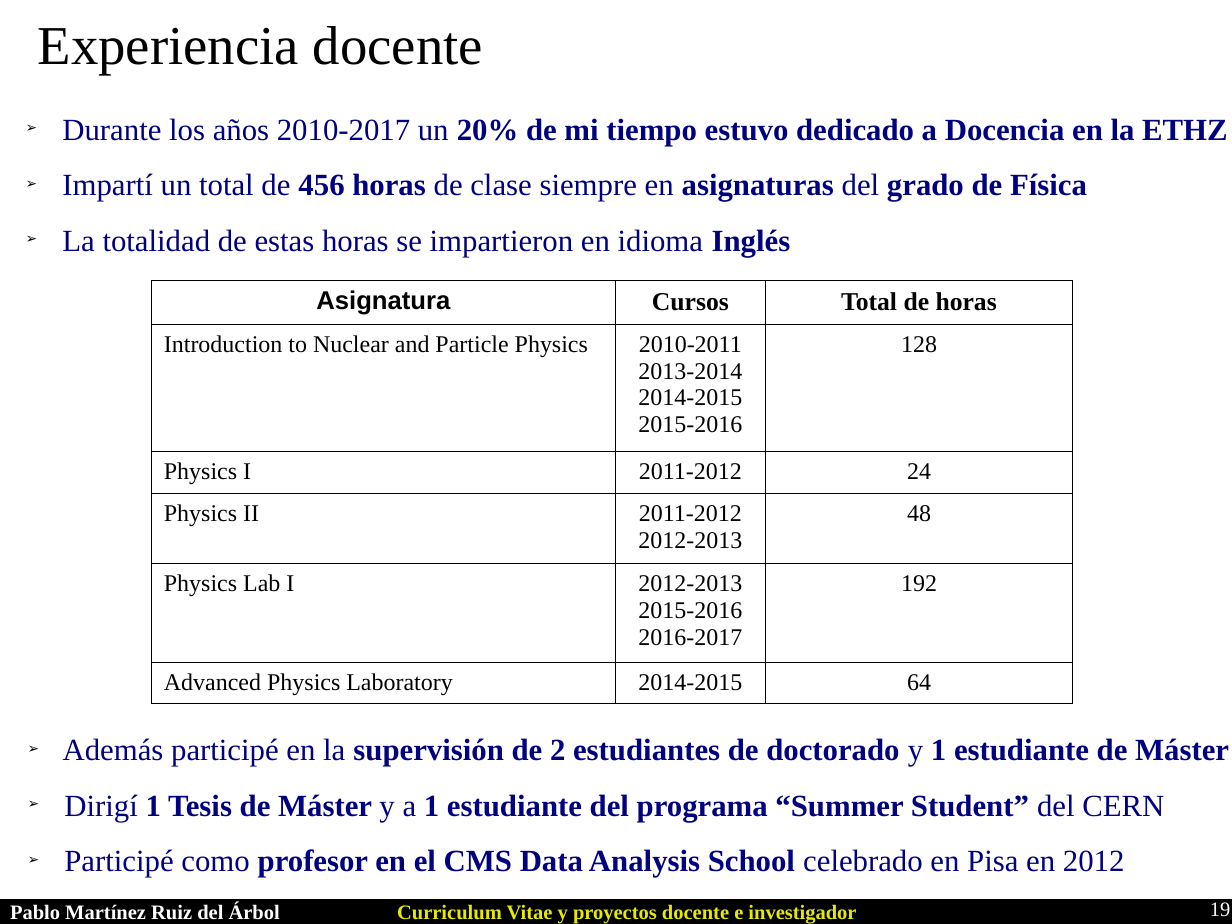
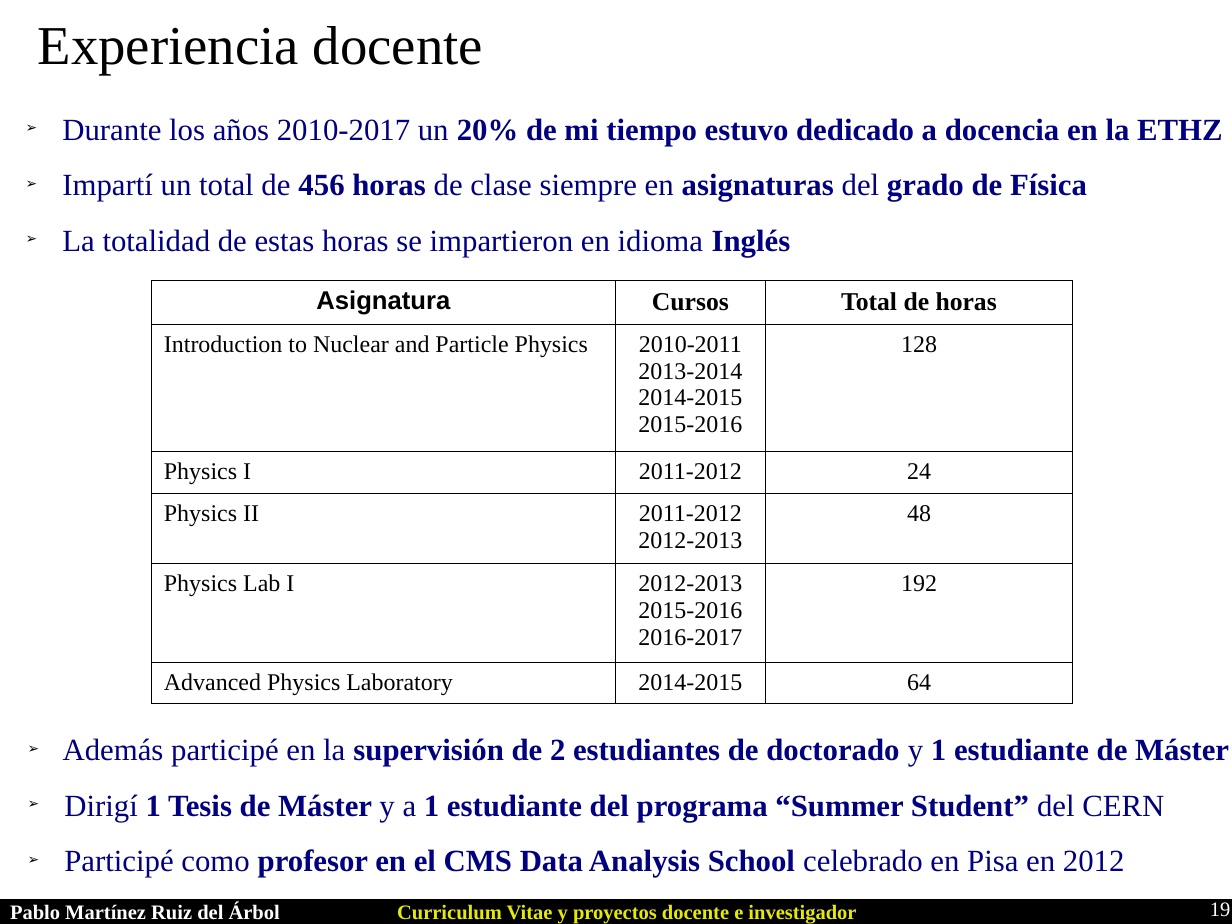
Before and after one commit to parbol/Plaza, a slide deck: slide 19 of Presentacion/Presentacion.odp. Drawn at 1232x924 pixels with LibreOffice and Linux fonts; fonts in the diff are those of the drawing. Boxes give left, top, right and bottom in pixels: in the first picture for what was removed or moved away, otherwise in the second. Text is boxed around its words. In the diff, an @@ line names an element or a change of style, - is before the commit and + after.

```diff
--- a/Presentacion/Presentacion.odp
+++ b/Presentacion/Presentacion.odp
@@ text at bbox=[62, 118, 1223, 146]: text changed @@
-➢ Durante los años 2010-2017 un 20% de mi tiempo estuvo dedicado a Docencia en la ETHZ
+➢ Durante los años 2010-2017 un 20% de mi tiempo estuvo dedicado a docencia en la ETHZ
```
Also in this commit, not shown: 7 other slides changed, 11 slides added, 9 other files.
